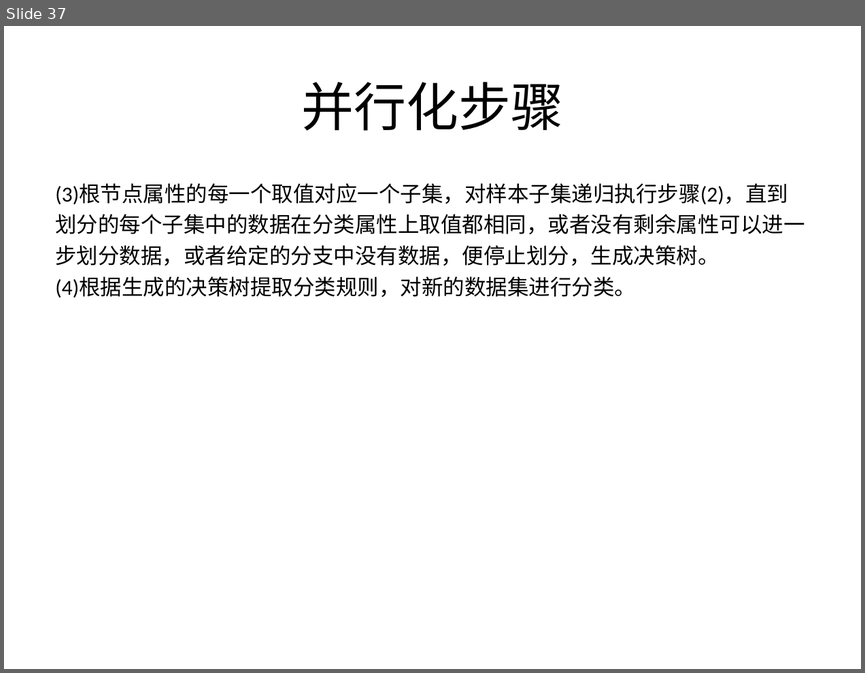
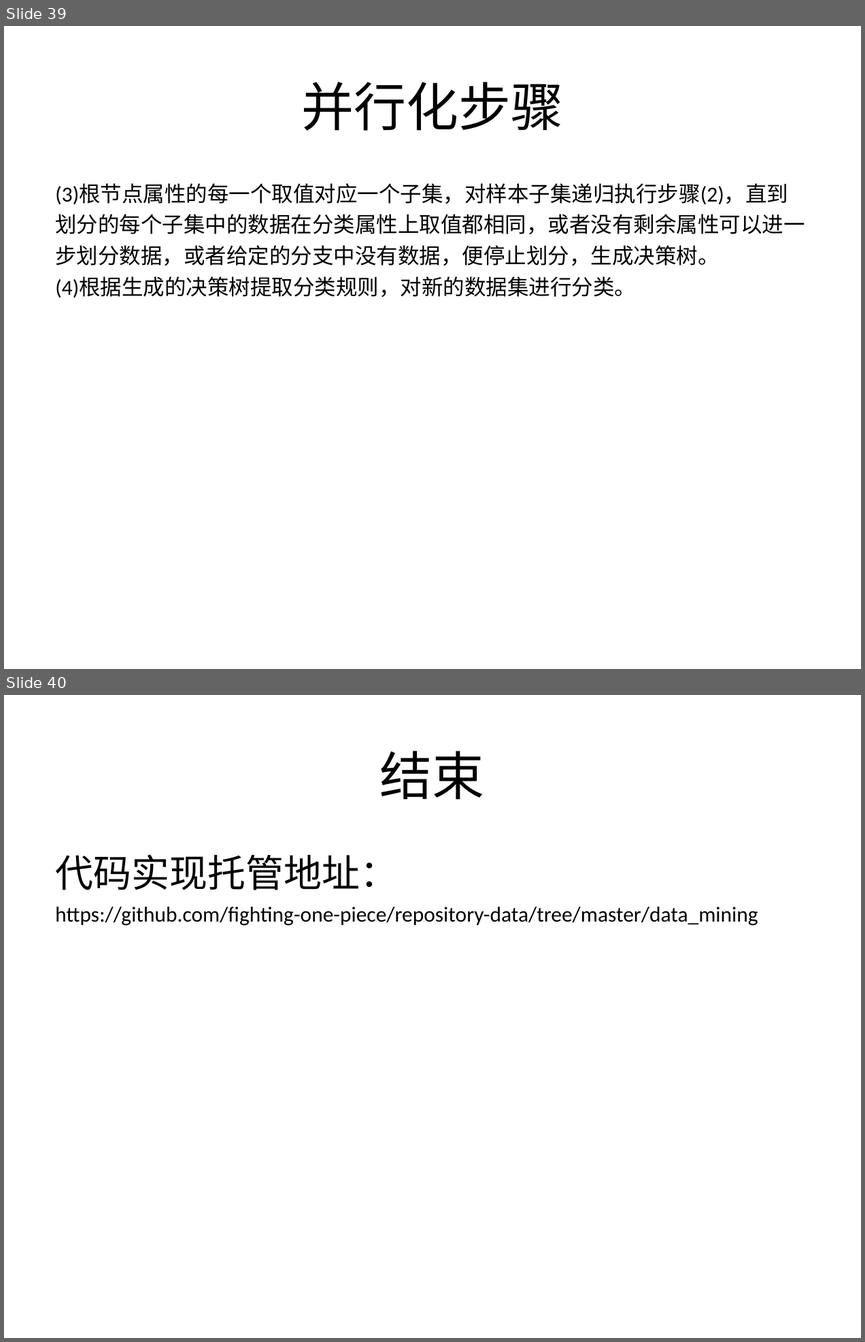
Before and after one commit to fighting-one-piece/shell-scripts, a slide deck: data_mining/src/main/resources/doc/decisiontree.ppt. Shown one above the other, each under a label of ours: slide 37 before the commit, slides 39 and 40 after it. The pictures are 865x673 and 865x1342 pixels, drawn with LibreOffice and Linux fonts; fonts in the diff are those of the drawing. Boxes give left, top, right and bottom in pixels: in the first picture for what was removed or moved away, otherwise in the second. Text is boxed around its words. In the diff, an @@ line names an element or a change of style, - is before the commit and + after.

```diff
--- a/data_mining/src/main/resources/doc/decisiontree.ppt
+++ b/data_mining/src/main/resources/doc/decisiontree.ppt
@@ slide 40 added at (4, 695, 861, 1338), background #FFFFFF @@
@@ title added at (380, 751, 485, 799), 44 pt, text #000000 @@
+结束
@@ text added at (55, 854, 757, 926), 18 pt, text #000000 @@
+代码实现托管地址：
+https://github.com/fighting-one-piece/repository-data/tree/master/data_mining
@@ what was slide 37 is now slide 39 @@
```
Also in this commit, not shown: 1 slide changed, 2 other slides added, 9 other files.
